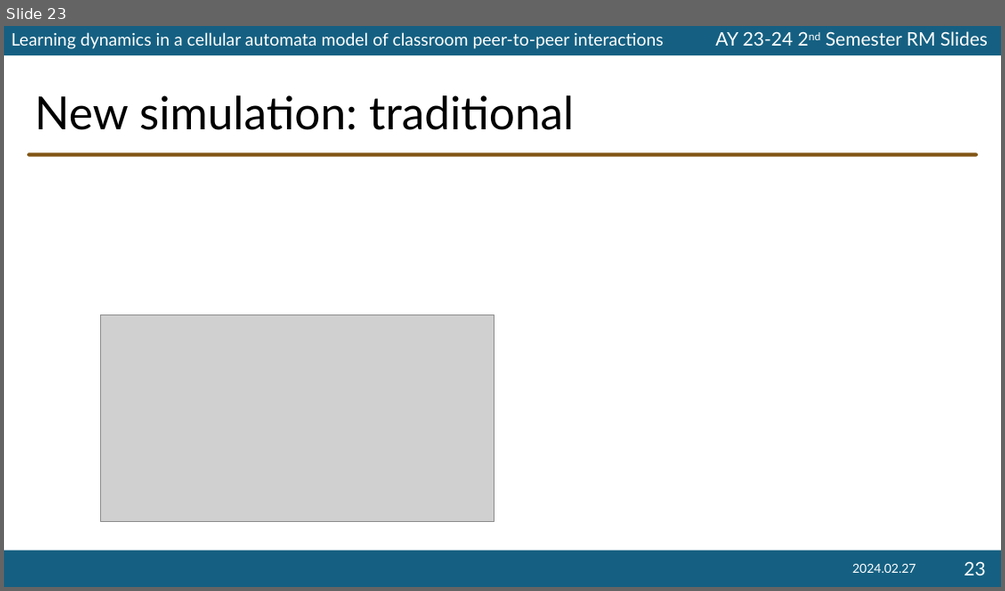
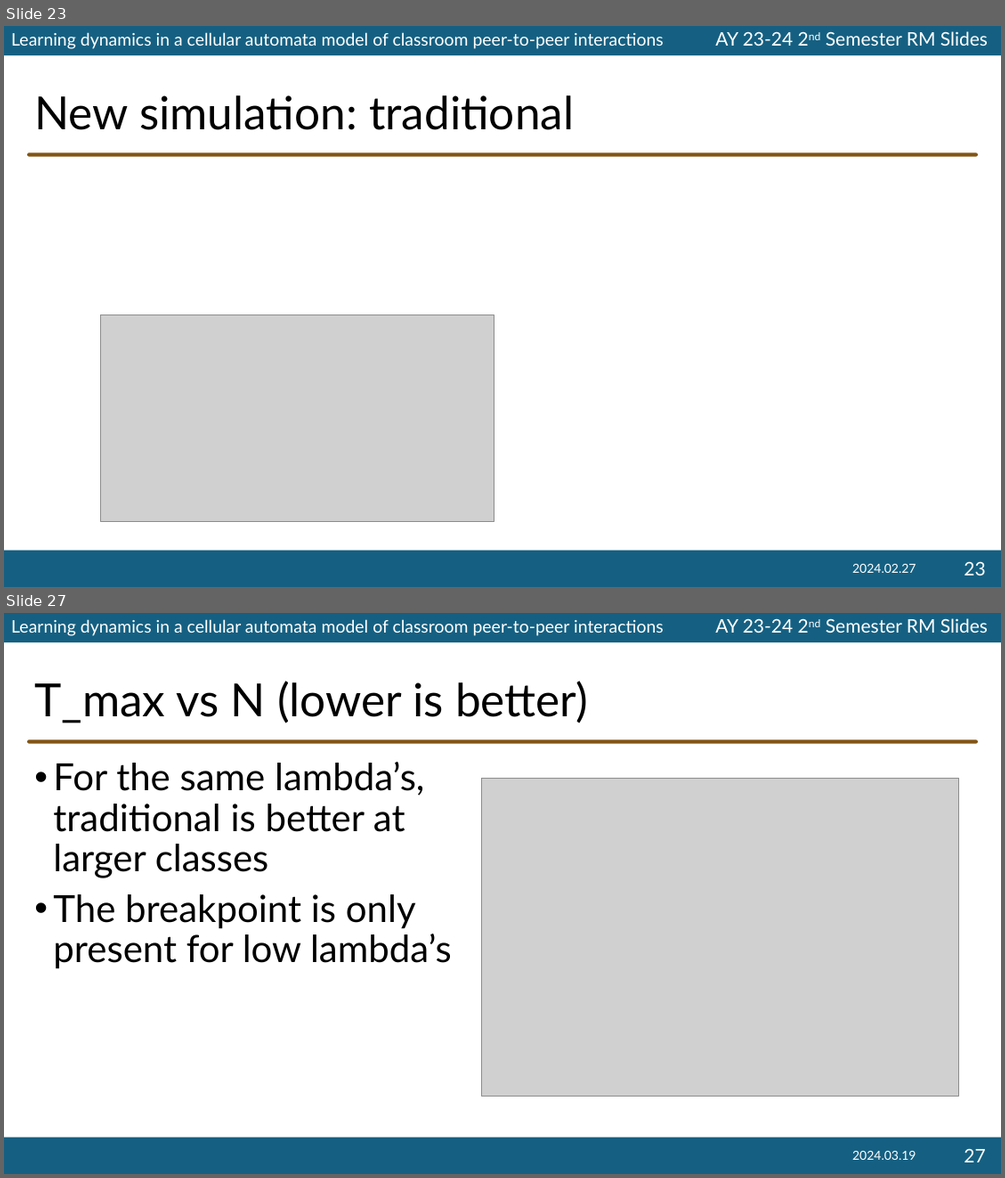
Before and after one commit to ioakimsy/BS-Thesis, a slide deck: documents/202324s2-RM-Slides-Sy.pptx. Shown one above the other, each under a label of ours: slide 23 before the commit, slides 23 and 27 after it; the slides between them are not shown. The pictures are 1005x591 and 1005x1178 pixels, drawn with LibreOffice and Linux fonts; fonts in the diff are those of the drawing; grey boxes stand for pictures; background and template pictures are left out. Boxes give left, top, right and bottom in pixels: in the first picture for what was removed or moved away, otherwise in the second. Text is boxed around its words. In the diff, an @@ line names an element or a change of style, - is before the commit and + after.

```diff
--- a/documents/202324s2-RM-Slides-Sy.pptx
+++ b/documents/202324s2-RM-Slides-Sy.pptx
@@ slide 27 added at box(4, 613, 1001, 1174), background #FFFFFF; not listed: 5 template elements that a slide beside it also shows @@
@@ title added at box(34, 681, 588, 723), 44 pt, text #000000 @@
+T_max vs N (lower is better)
@@ text added at box(53, 762, 452, 969), 36 pt, text #000000 @@
+• For the same lambda’s, traditional is better at larger classes
+• The breakpoint is only present for low lambda’s
@@ picture added at box(482, 779, 958, 1096) @@
@@ text added at box(852, 1151, 915, 1159), 12 pt, text #FFFFFF @@
+2024.03.19
@@ page number added at box(963, 1148, 985, 1162), 18 pt, text #FFFFFF @@
+27
```
Also in this commit, not shown: 5 other slides added.
